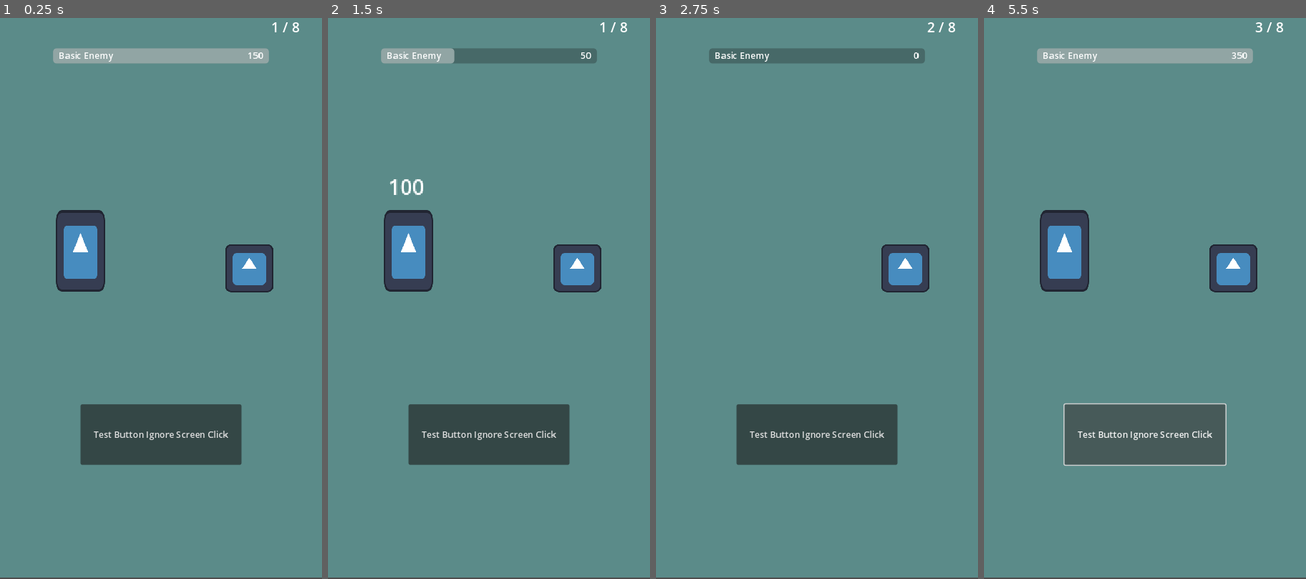
Above: before the commit, frames 1-4 (left to right).
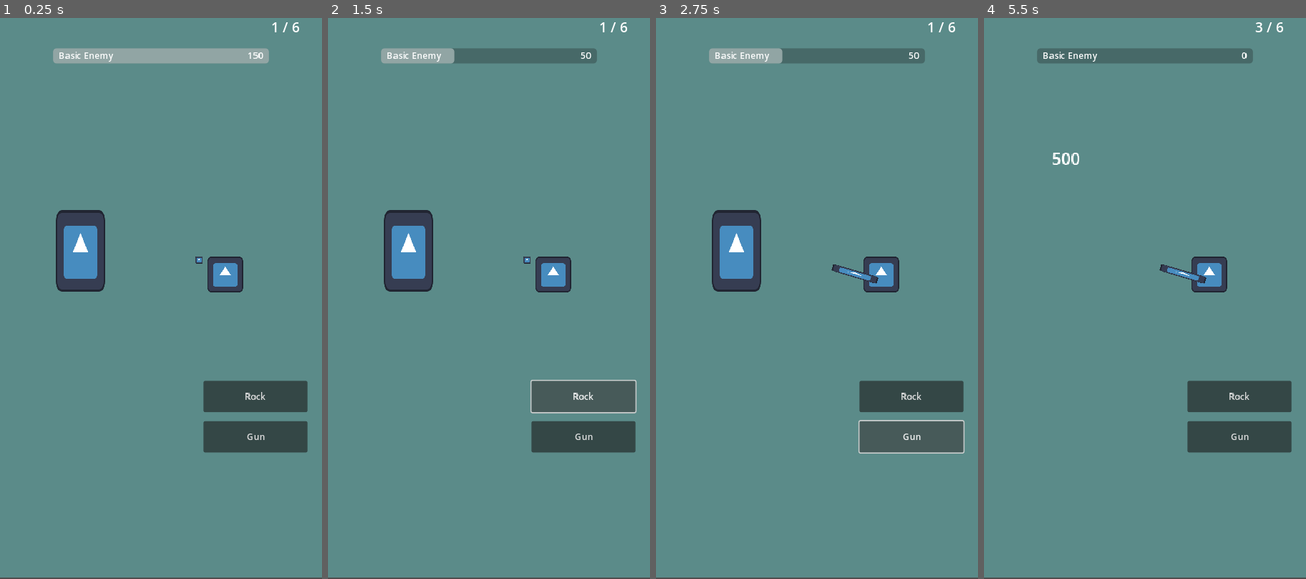
Above: after the commit, the same moments.

Repository: AhwetAlFo2ra/TapTap
Game: Godot game, scene res://GameTest/MainScreen.tscn
Two runs of this game, one before a commit and one after it. Both use one fixed random seed, a clock stepped at 60 frames per second and the inputs below. The project has no main scene, so this scene is started directly. The engine's default icon, where the game draws it, is replaced by a stand-in: a white triangle on a blue panel in a dark square.
Inputs (mouse positions are in pixels of both pictures, inside the frame that each line leads up to):
- Up to frame 1 (0.25 s): no input
- Up to frame 2 (1.5 s): click (489, 433) at 0.5 s, where only the run before the commit has a clickable "Test Button Ignore Screen Cli…"; click (582, 393) at 1.25 s, where only the run after the commit has a clickable "Rock"
- Up to frame 3 (2.75 s): click (910, 438) at 2 s, where only the run after the commit has a clickable "Gun"
- Up to frame 4 (5.5 s): click (1145, 433) at 2.75 s, where only the run before the commit has a clickable "Test Button Ignore Screen Cli…"; click (1238, 393) at 3.5 s, where only the run after the commit has a clickable "Rock"; click (1238, 438) at 4.25 s, where only the run after the commit has a clickable "Gun"; click (1145, 433) at 5 s, where only the run before the commit has a clickable "Test Button Ignore Screen Cli…"

The runs differ from the first frame. In frame 1, 9.0% of the frame differs, in the area x 24-96%, y 0-80%; in frame 2, 9.3%; in frame 3, 12%; in frame 4, 13%, in the area x 16-96%, y 0-80%.

Commit message:
added player data

Diff:
--- /dev/null
+++ b/Project/Data/AllowedPlayerData/da_allowed_players.tres
@@ -0,0 +1,10 @@
+[gd_resource type="Resource" script_class="data_allowed_players" load_steps=4 format=3 uid="uid://3cu0ixt8m8l1"]
+
+[ext_resource type="Script" path="res://Data/Scripts/data_allowed_players.gd" id="1_aqege"]
+[ext_resource type="Resource" uid="uid://23hghugyxhyp" path="res://Data/PlayerData/da_player_rock.tres" id="1_i56yo"]
+[ext_resource type="Resource" uid="uid://lqmbse7p5x7c" path="res://Data/PlayerData/da_player_gun.tres" id="2_f010u"]
+
+[resource]
+script = ExtResource("1_aqege")
+players = Array[Resource("res://Data/Scripts/data_player.gd")]([ExtResource("1_i56yo"), ExtResource("2_f010u")])
+current_index = 0
--- /dev/null
+++ b/Project/Data/PlayerData/da_player_gun.tres
@@ -0,0 +1,10 @@
+[gd_resource type="Resource" script_class="data_player" load_steps=3 format=3 uid="uid://lqmbse7p5x7c"]
+
+[ext_resource type="PackedScene" uid="uid://cvhxuld2dd25x" path="res://Visuals/PlayerVisuals/visual_player_gun.tscn" id="1_ovedd"]
+[ext_resource type="Script" path="res://Data/Scripts/data_player.gd" id="2_lo54r"]
+
+[resource]
+script = ExtResource("2_lo54r")
+display_name = "Gun"
+player_visual = ExtResource("1_ovedd")
+player_damage = 500.0
--- /dev/null
+++ b/Project/Data/PlayerData/da_player_rock.tres
@@ -0,0 +1,11 @@
+[gd_resource type="Resource" script_class="data_player" load_steps=3 format=3 uid="uid://23hghugyxhyp"]
+
+[ext_resource type="PackedScene" uid="uid://cei5y8n3tqtvi" path="res://Visuals/PlayerVisuals/visual_player_rock.tscn" id="1_ffxwo"]
+[ext_resource type="Script" path="res://Data/Scripts/data_player.gd" id="2_spa58"]
+
+[resource]
+script = ExtResource("2_spa58")
+display_name = "Rock"
+player_visual = ExtResource("1_ffxwo")
+player_damage = 100.0
+unlocked = true
--- /dev/null
+++ b/Project/Data/Scripts/data_allowed_players.gd
@@ -0,0 +1,12 @@
+extends Resource
+
+class_name data_allowed_players
+
+@export var players: Array[data_player] = []
+@export var current_index: int
+
+# Make sure that every parameter has a default value.
+# Otherwise, there will be problems with creating and editing
+# your resource via the inspector.
+func _init(p_current_index = 0):
+	current_index = p_current_index
--- a/Project/Data/Scripts/data_enemy.gd
+++ b/Project/Data/Scripts/data_enemy.gd
@@ -4,12 +4,11 @@
 
 @export var display_name: String
 @export var enemy_visual: PackedScene
-#@export var enemy_visual: Resource
 
 
 # Make sure that every parameter has a default value.
 # Otherwise, there will be problems with creating and editing
 # your resource via the inspector.
-func _init(p_display_name = "enemy_name", p_enemy_visual = null):
+func _init(p_display_name = "Enemy Name", p_enemy_visual = null):
 	display_name = p_display_name
 	enemy_visual = p_enemy_visual
--- /dev/null
+++ b/Project/Data/Scripts/data_player.gd
@@ -0,0 +1,18 @@
+extends Resource
+
+class_name data_player
+
+@export var display_name: String
+@export var player_visual: PackedScene
+@export var player_damage: float
+@export var unlocked: bool
+
+
+# Make sure that every parameter has a default value.
+# Otherwise, there will be problems with creating and editing
+# your resource via the inspector.
+func _init(p_display_name = "Player Name", p_player_visual = null, p_player_damage = 10, p_unlocked = false):
+	display_name = p_display_name
+	player_visual = p_player_visual
+	player_damage = p_player_damage
+	unlocked = p_unlocked
--- a/Project/GameTest/MainScreen.tscn
+++ b/Project/GameTest/MainScreen.tscn
@@ -2,11 +2,12 @@
 
 [ext_resource type="Script" path="res://GameTest/testInput.gd" id="1_ryiiv"]
 [ext_resource type="Resource" uid="uid://h70ss64xounk" path="res://Data/LevelData/da_level_1.tres" id="2_yf2ml"]
-[ext_resource type="PackedScene" uid="uid://crxemnn2nc50h" path="res://Visuals/PlayerVisuals/player.tscn" id="3_fehom"]
+[ext_resource type="Resource" uid="uid://3cu0ixt8m8l1" path="res://Data/AllowedPlayerData/da_allowed_players.tres" id="3_lq8nj"]
 
 [node name="Game" type="Node2D"]
 script = ExtResource("1_ryiiv")
-leve_data = ExtResource("2_yf2ml")
+level_data = ExtResource("2_yf2ml")
+allowed_players_data = ExtResource("3_lq8nj")
 metadata/_edit_vertical_guides_ = [288.0]
 metadata/_edit_horizontal_guides_ = [512.0]
 
@@ -27,8 +28,8 @@
 [node name="EnemyParent" type="Node2D" parent="."]
 position = Vector2(144, 512)
 
-[node name="Player" parent="." instance=ExtResource("3_fehom")]
-position = Vector2(446, 469)
+[node name="PlayerParent" type="Node2D" parent="."]
+position = Vector2(403, 512)
 
 [node name="ProgressBar" type="ProgressBar" parent="."]
 offset_left = 95.0
@@ -79,13 +80,21 @@
 horizontal_alignment = 1
 vertical_alignment = 1
 
-[node name="Button" type="Button" parent="UI"]
-offset_left = 144.0
-offset_top = 712.0
-offset_right = 432.0
-offset_bottom = 820.0
-text = "Test Button Ignore Screen Click"
+[node name="Btn_Rock" type="Button" parent="UI"]
+offset_left = 364.0
+offset_top = 670.0
+offset_right = 550.0
+offset_bottom = 726.0
+text = "Rock"
+
+[node name="Btn_Gun" type="Button" parent="UI"]
+offset_left = 364.0
+offset_top = 742.0
+offset_right = 550.0
+offset_bottom = 798.0
+text = "Gun"
 
 [connection signal="gui_input" from="GameClick" to="." method="_on_game_gui_input"]
 [connection signal="timeout" from="Timer" to="." method="_on_respawntimer_timeout"]
-[connection signal="gui_input" from="UI/Button" to="." method="_on_button_gui_input"]
+[connection signal="pressed" from="UI/Btn_Rock" to="." method="_on_btn_rock_pressed"]
+[connection signal="pressed" from="UI/Btn_Gun" to="." method="_on_btn_gun_pressed"]
--- a/Project/GameTest/testInput.gd
+++ b/Project/GameTest/testInput.gd
@@ -1,33 +1,33 @@
 extends Node2D
 
-var playerDamage = 100
-@onready var progressBar = $ProgressBar
 @onready var timer = $Timer
+@onready var player_parent = $PlayerParent
 @onready var enemy_parent = $EnemyParent
 @onready var label_enemy_count = $UI/Label
 
+@onready var progressBar = $ProgressBar
 @onready var label_enemy_name = $ProgressBar/Label_EnemyName
 @onready var label_enemy_hp = $ProgressBar/Label_EnemyHP
 
 var floating_damage_text = preload("res://Visuals/Effects/FloatingText.tscn")
 
-@export var leve_data: data_level
+@export var level_data: data_level
 var enemy = null
 var enemyHealth = 1000
 var enemy_dead_counter: int = 0
+var max_enemy_in_level: int = 6
+
+@export var allowed_players_data: data_allowed_players
+var player = null
+var playerDamage = 1000
 
 # Called when the node enters the scene tree for the first time.
 func _ready():
 	#Input.set_mouse_mode(Input.MOUSE_MODE_HIDDEN)
+	_get_player()
 	_get_weak_enemy()
+	_update_label_count_ui()
 
-# Called every frame. 'delta' is the elapsed time since the previous frame.
-func _process(_delta):
-	pass
-
-
-func _on_button_gui_input(event):
-	pass # Replace with function body.
 func _on_game_gui_input(event):
 	if enemyHealth <= 0:
 		return
@@ -48,7 +48,7 @@
 		if enemyHealth <= 0:
 			#enemy.visible = false
 			enemy_dead_counter += 1
-			label_enemy_count.text = "{value} / 8".format({"value": ((enemy_dead_counter % 8)+1)})
+			_update_label_count_ui()
 			#progressBar.visible = false
 			timer.start(0.8)
 			tween.tween_property(enemy.get_child(0), "modulate", Color.TRANSPARENT, 0.4)
@@ -56,7 +56,7 @@
 
 func _on_respawntimer_timeout():
 	enemy.queue_free()
-	if (enemy_dead_counter + 1) % 8 == 0:
+	if (enemy_dead_counter + 1) % max_enemy_in_level == 0:
 		_get_boss_enemy()
 	else:
 		_get_weak_enemy()
@@ -68,11 +68,11 @@
 	return randi() % ((max-min) as int) + min
 
 func _get_weak_enemy():
-	var enemy_data = leve_data.enemy_weak[randi() % leve_data.enemy_weak.size()]
+	var enemy_data = level_data.enemy_weak[randi() % level_data.enemy_weak.size()]
 	label_enemy_name.set_text(enemy_data.display_name)
 	enemy = enemy_data.enemy_visual.instantiate()
 	enemy_parent.add_child(enemy)
-	enemyHealth = _get_random_in_range(leve_data.enemy_weak_minHP, leve_data.enemy_weak_maxHP)
+	enemyHealth = _get_random_in_range(level_data.enemy_weak_minHP, level_data.enemy_weak_maxHP)
 	enemyHealth = snappedi(enemyHealth, 50)
 	label_enemy_hp.set_text(str(enemyHealth))
 
@@ -80,13 +80,35 @@
 	progressBar.value = enemyHealth
 
 func _get_boss_enemy():
-	var enemy_data = leve_data.enemy_boss
+	var enemy_data = level_data.enemy_boss
 	label_enemy_name.set_text(enemy_data.display_name)
 	enemy = enemy_data.enemy_visual.instantiate()
 	enemy_parent.add_child(enemy)
-	enemyHealth = _get_random_in_range(leve_data.enemy_boss_minHP, leve_data.enemy_boss_maxHP)
+	enemyHealth = _get_random_in_range(level_data.enemy_boss_minHP, level_data.enemy_boss_maxHP)
 	enemyHealth = snappedi(enemyHealth, 50)
 	label_enemy_hp.set_text(str(enemyHealth))
 
 	progressBar.max_value = enemyHealth
 	progressBar.value = enemyHealth
+
+func _update_label_count_ui():
+	label_enemy_count.text = "{value} / {max}".format({"value": ((enemy_dead_counter % max_enemy_in_level)+1), "max": max_enemy_in_level})
+
+func _get_player():
+	if player != null:
+		player.queue_free()
+
+	var player_data = allowed_players_data.players[allowed_players_data.current_index]
+	player = player_data.player_visual.instantiate()
+	playerDamage = player_data.player_damage
+	player_parent.add_child(player)
+
+
+func _on_btn_rock_pressed():
+	allowed_players_data.current_index = 0
+	_get_player()
+
+
+func _on_btn_gun_pressed():
+	allowed_players_data.current_index = 1
+	_get_player()
--- a/Project/Visuals/PlayerVisuals/player.tscn
+++ /dev/null
@@ -1,7 +0,0 @@
-[gd_scene load_steps=2 format=3 uid="uid://crxemnn2nc50h"]
-
-[ext_resource type="Texture2D" uid="uid://bumhx2tx4juht" path="res://icon.svg" id="1_5blvj"]
-
-[node name="Player" type="Sprite2D"]
-scale = Vector2(0.671875, 0.671875)
-texture = ExtResource("1_5blvj")
--- /dev/null
+++ b/Project/Visuals/PlayerVisuals/visual_player_gun.tscn
@@ -0,0 +1,16 @@
+[gd_scene load_steps=2 format=3 uid="uid://cvhxuld2dd25x"]
+
+[ext_resource type="Texture2D" uid="uid://bumhx2tx4juht" path="res://icon.svg" id="1_wc2mr"]
+
+[node name="visual_player_rock" type="Node2D"]
+
+[node name="Player" type="Sprite2D" parent="."]
+position = Vector2(0, -32)
+scale = Vector2(0.5, 0.5)
+texture = ExtResource("1_wc2mr")
+
+[node name="Gun" type="Sprite2D" parent="."]
+position = Vector2(-47, -33)
+rotation = 0.286234
+scale = Vector2(0.660001, 0.1)
+texture = ExtResource("1_wc2mr")
--- /dev/null
+++ b/Project/Visuals/PlayerVisuals/visual_player_rock.tscn
@@ -0,0 +1,15 @@
+[gd_scene load_steps=2 format=3 uid="uid://cei5y8n3tqtvi"]
+
+[ext_resource type="Texture2D" uid="uid://bumhx2tx4juht" path="res://icon.svg" id="1_8qn17"]
+
+[node name="visual_player_rock" type="Node2D"]
+
+[node name="Player" type="Sprite2D" parent="."]
+position = Vector2(0, -32)
+scale = Vector2(0.5, 0.5)
+texture = ExtResource("1_8qn17")
+
+[node name="Rock" type="Sprite2D" parent="."]
+position = Vector2(-47, -58)
+scale = Vector2(0.1, 0.1)
+texture = ExtResource("1_8qn17")
